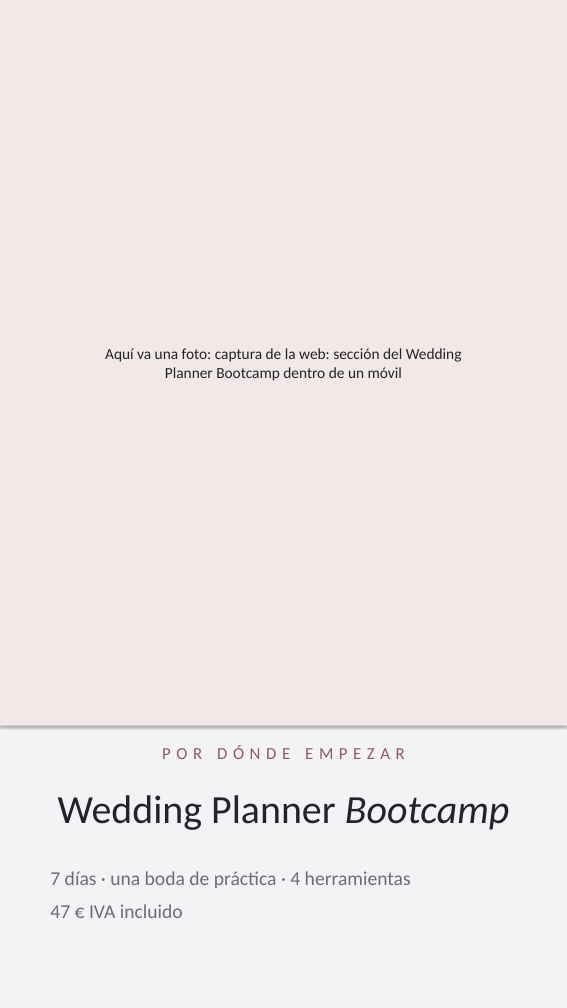
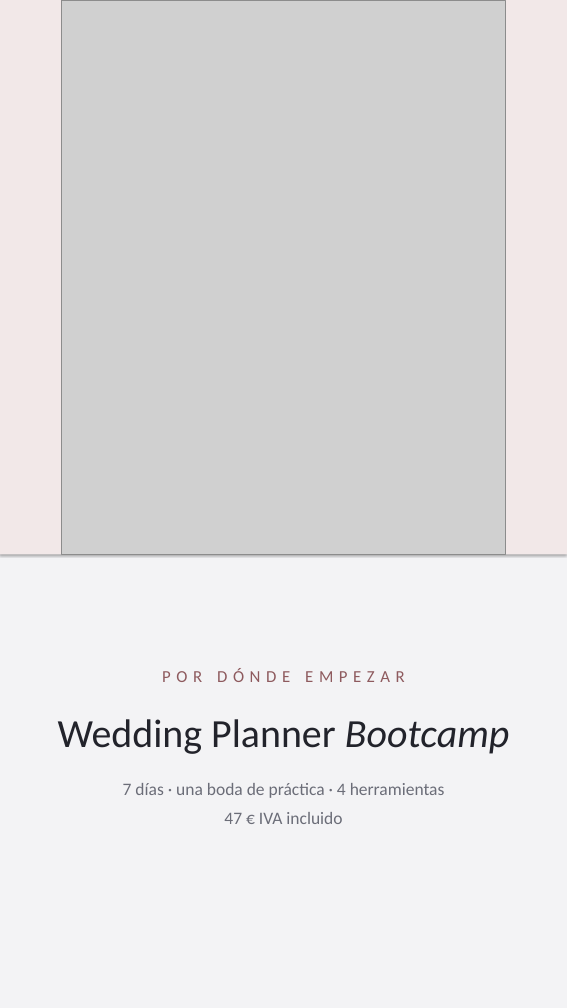
Before and after one commit to NDAEVENTS/NUBES-SCHOOL, a slide deck: slide 2 of public/ig/2026-10-31-listas/stories-canva.pptx. Drawn at 567x1008 pixels with LibreOffice and Linux fonts; fonts in the diff are those of the drawing; grey boxes stand for pictures. Boxes give left, top, right and bottom in pixels: in the first picture for what was removed or moved away, otherwise in the second. Text is boxed around its words. In the diff, an @@ line names an element or a change of style, - is before the commit and + after.

```diff
--- a/public/ig/2026-10-31-listas/stories-canva.pptx
+++ b/public/ig/2026-10-31-listas/stories-canva.pptx
@@ rectangle: place and size @@
-rectangle at box(0, 0, 567, 726)
+rectangle at box(0, 0, 567, 554)
@@ picture added at box(61, 0, 505, 554) @@
@@ text removed at box(105, 348, 462, 381) @@
-Aquí va una foto: captura de la web: sección del Wedding Planner Bootcamp dentro de un móvil
@@ text "POR DÓNDE EMPEZAR": place and size @@
-text "POR DÓNDE EMPEZAR" at box(50, 746, 509, 918)
+text "POR DÓNDE EMPEZAR" at box(58, 669, 509, 824)
@@ text at box(123, 783, 445, 824): size 28 to 25 pt in "7 días · una boda de práctica ..."; alignment left to centre; less space between paragraphs @@
```
Also in this commit, not shown: 4 other slides changed, 14 other files.
